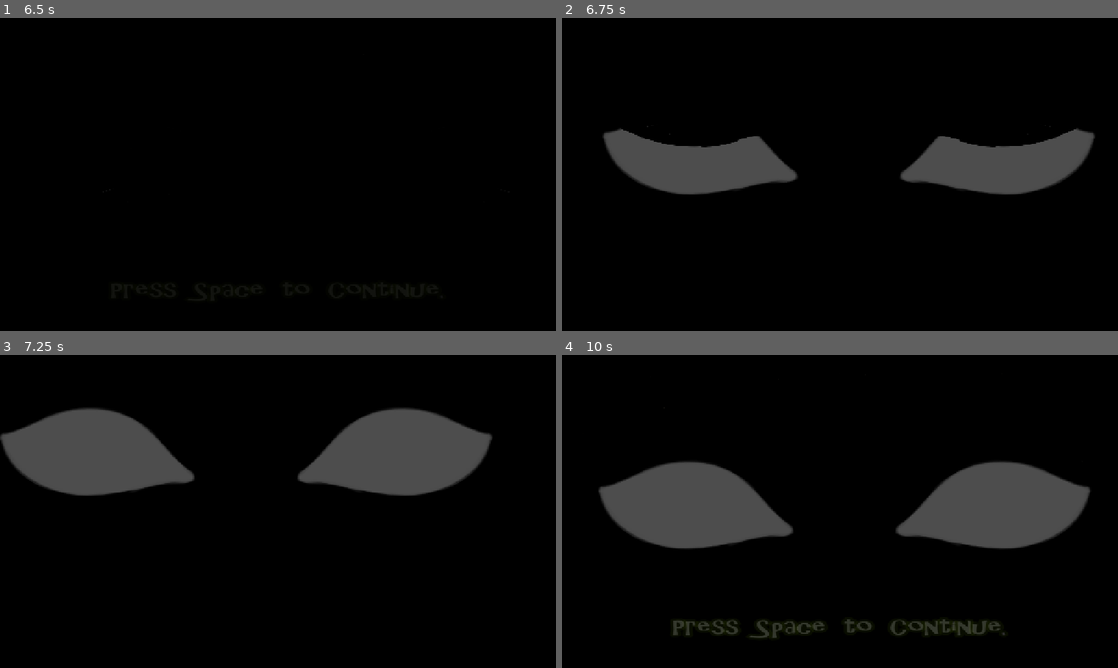
Above: before the commit, frames 1-4 (two rows, left to right).
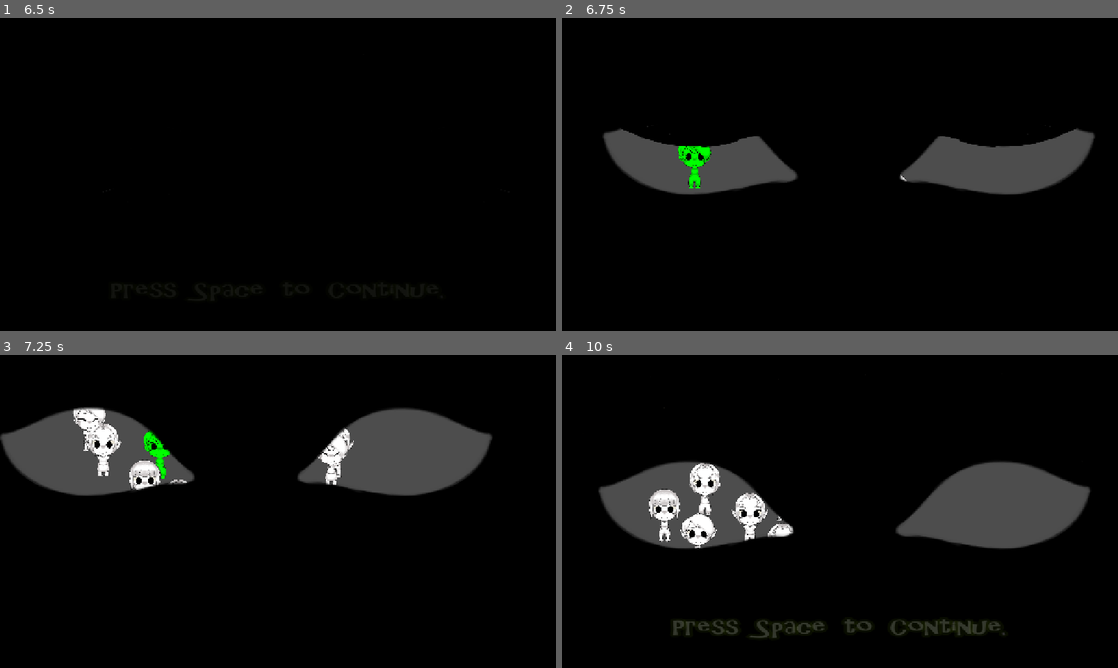
Above: after the commit, the same moments.

Repository: ACristoff/latechjam9
Game: Godot game, scene res://Game/Lib/Game_Manager/game_manager.tscn
Two runs of this game, one before a commit and one after it. Both use one fixed random seed, a clock stepped at 60 frames per second and the inputs below. The engine's default icon, where the game draws it, is replaced by a stand-in: a white triangle on a blue panel in a dark square. Sound files missing from this copy of the repository are replaced by a short silence.
Inputs (mouse positions are in pixels of both pictures, inside the frame that each line leads up to):
- Up to frame 1 (6.5 s): click "Start" at 0.5 s; tap Space (interact) at 1.25, 1.35, 2, 2.1, 2.75, 2.85, 3.5, 3.6, 4.25, 4.35, 5, 5.1, 5.85 s; move the mouse to (400, 158) at 1.27 s; move the mouse to (166, 190) at 2.02 s; move the mouse to (333, 105) at 2.77 s; move the mouse to (250, 237) at 3.52 s; move the mouse to (444, 221) at 4.27 s; move the mouse to (111, 127) at 5.02 s; move the mouse to (305, 174) at 5.77 s
- Up to frame 2 (6.75 s): move the mouse to (756, 96) at 6.52 s; tap Space (interact) at 6.6 s
- Up to frame 3 (7.25 s): no input
- Up to frame 4 (10 s): move the mouse to (962, 495) at 7.27 s; tap Space (interact) every 0.75 s from 7.35 to 9.6 s; move the mouse to (728, 527) at 8.02 s; move the mouse to (895, 442) at 8.77 s; move the mouse to (812, 574) at 9.52 s

Frame 1 is identical in both runs. In frame 2, 0.5% of the frame differs, in the area x 20-62%, y 40-55%; in frame 3, 2.3%; in frame 4, 2.3%, in the area x 15-42%, y 34-62%.

Commit message:
pip collision fix, game start

Diff:
--- a/Game/Pip/base_pip.gd
+++ b/Game/Pip/base_pip.gd
@@ -2,6 +2,7 @@
 
 const PIP_SCENE: PackedScene = preload("res://Game/Pip/base_pip.tscn")
 
+@onready var collision: CollisionShape2D = $CollisionShape2D
 @onready var sprite: Sprite2D = $PipSprite
 @onready var sprite_parent: Node2D = $ModularSprite
 @onready var body_sprite: Sprite2D = $ModularSprite/BodySprite2D
--- a/Game/Pip/base_pip.tscn
+++ b/Game/Pip/base_pip.tscn
@@ -14,7 +14,7 @@
 
 [sub_resource type="CapsuleShape2D" id="CapsuleShape2D_ad3bx"]
 radius = 18.0
-height = 116.0
+height = 62.0
 
 [node name="Pip" type="CharacterBody2D"]
 collision_layer = 2
@@ -63,5 +63,5 @@
 [node name="ShoesSprite2D" type="Sprite2D" parent="ModularSprite"]
 
 [node name="CollisionShape2D" type="CollisionShape2D" parent="."]
-position = Vector2(0, -25)
+position = Vector2(0, -1)
 shape = SubResource("CapsuleShape2D_ad3bx")
--- a/Game/UI/eyes_overlay.gd
+++ b/Game/UI/eyes_overlay.gd
@@ -1,6 +1,8 @@
 extends Node2D
 
 class_name Eyes
+
+signal eyes_open
 
 @onready var label: Label = $CanvasLayer/Label
 @onready var label_2: Label = $CanvasLayer/Label2
@@ -116,6 +118,7 @@
 func _on_animation_player_animation_finished(anim_name: StringName) -> void:
 	if anim_name == "End":
 		blink.play("Open")
+		eyes_open.emit()
 	if anim_name == "Reveal":
 		if have_mode == true:
 			have.play()
--- a/Game/World/level.gd
+++ b/Game/World/level.gd
@@ -12,6 +12,8 @@
 
 @onready var eyes = $EyesOverlay
 
+var game_active = false
+
 func start_game():
 	for civvies in civilian_count:
 		var new_pip = Pip.new_pip("civilian")
@@ -22,6 +24,7 @@
 		add_child(new_pip)
 		new_pip.start(random_start, random_direction)
 		new_pip.sprite_parent.rotation = -random_direction
+		new_pip.collision.rotation = -random_direction
 		new_pip.randomize_pip()
 
 	var new_goblin = Pip.new_pip(goblin_type)
@@ -32,7 +35,9 @@
 	new_goblin.start(random_start, random_direction)
 	add_child(new_goblin)
 	new_goblin.sprite_parent.rotation = -random_direction
+	new_goblin.collision.rotation = -random_direction
 	new_goblin.sprite_parent.modulate = Color.GREEN
+	game_active = true
 	pass
 
 
@@ -45,3 +50,7 @@
 	if Input.is_action_just_pressed("interact"):
 		pass
 	pass
+
+func _on_eyes_overlay_eyes_open():
+	start_game()
+	pass # Replace with function body.
--- a/Game/World/pip_world.tscn
+++ b/Game/World/pip_world.tscn
@@ -39,3 +39,5 @@
 offset_right = 1291.0
 offset_bottom = 741.0
 color = Color(1, 1, 1, 0)
+
+[connection signal="eyes_open" from="EyesOverlay" to="." method="_on_eyes_overlay_eyes_open"]
Not shown: 1 places in Game/UI/score_tracker.tscn that only renumber resources
Not shown: 1 places in Game/World/pip_world.tscn that only renumber resources
Not shown: 1 places in Game/eyes_overlay.tscn that only renumber resources
